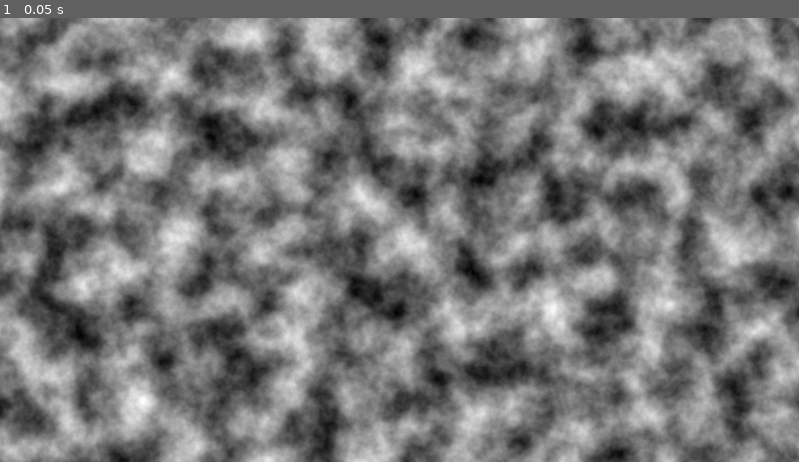
Above: before the commit, frame 1.
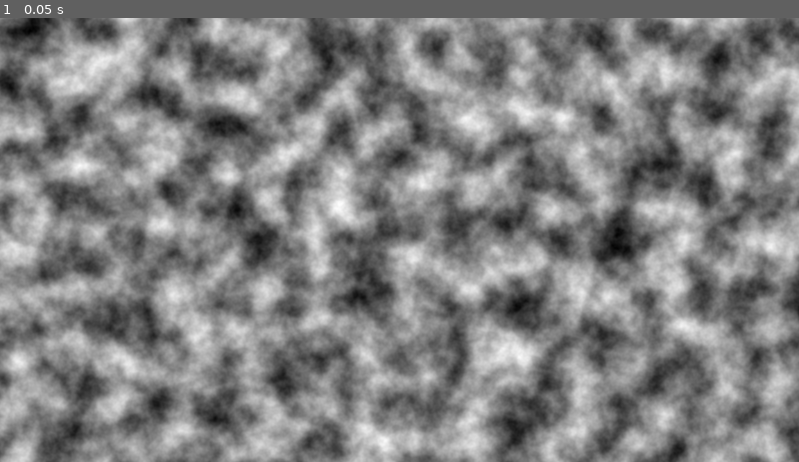
Above: after the commit, the same moment.

Repository: Zishan-Rahman/GD4NoiseRPG
Game: Godot game, scene res://tile_map.tscn
Same seed, same stepped clock (60 frames per second), same inputs: the game is played once before the commit and once after it.
Inputs:
- Up to frame 1 (0.05 s): no input

The runs differ from the first frame. In frame 1, 66% of the frame differs, in the area x 0-100%, y 0-100%.

Commit message:
Remove separate noise scene file (keep script), give TileMap a child node sprite

Diff:
--- a/NoiseSprite.tscn
+++ /dev/null
@@ -1,15 +0,0 @@
-[gd_scene load_steps=4 format=3 uid="uid://dcu2317ry746m"]
-
-[ext_resource type="Script" path="res://NoiseSprite.gd" id="1_efris"]
-
-[sub_resource type="FastNoiseLite" id="FastNoiseLite_fgpa7"]
-
-[sub_resource type="NoiseTexture2D" id="NoiseTexture2D_1km8s"]
-width = 1152
-height = 640
-noise = SubResource("FastNoiseLite_fgpa7")
-
-[node name="NoiseSprite" type="Sprite2D"]
-texture = SubResource("NoiseTexture2D_1km8s")
-centered = false
-script = ExtResource("1_efris")
--- a/tile_map.tscn
+++ b/tile_map.tscn
@@ -1,8 +1,18 @@
-[gd_scene load_steps=2 format=3 uid="uid://d4jdcavluwx6s"]
+[gd_scene load_steps=4 format=3 uid="uid://d4jdcavluwx6s"]
 
-[ext_resource type="PackedScene" uid="uid://dcu2317ry746m" path="res://NoiseSprite.tscn" id="1_1q6w8"]
+[ext_resource type="Script" path="res://NoiseSprite.gd" id="1_c5cne"]
+
+[sub_resource type="FastNoiseLite" id="FastNoiseLite_fsyqk"]
+
+[sub_resource type="NoiseTexture2D" id="NoiseTexture2D_f1lv3"]
+width = 1152
+height = 640
+noise = SubResource("FastNoiseLite_fsyqk")
 
 [node name="TileMap" type="TileMap"]
 format = 2
 
-[node name="NoiseSprite" parent="." instance=ExtResource("1_1q6w8")]
+[node name="Sprite2D" type="Sprite2D" parent="."]
+texture = SubResource("NoiseTexture2D_f1lv3")
+centered = false
+script = ExtResource("1_c5cne")
